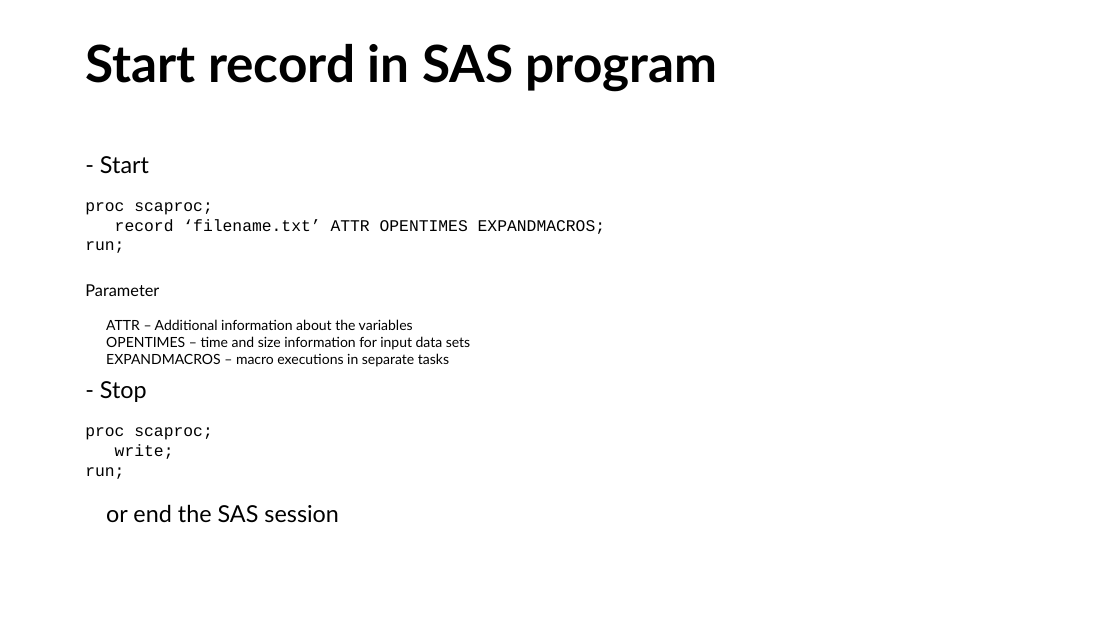
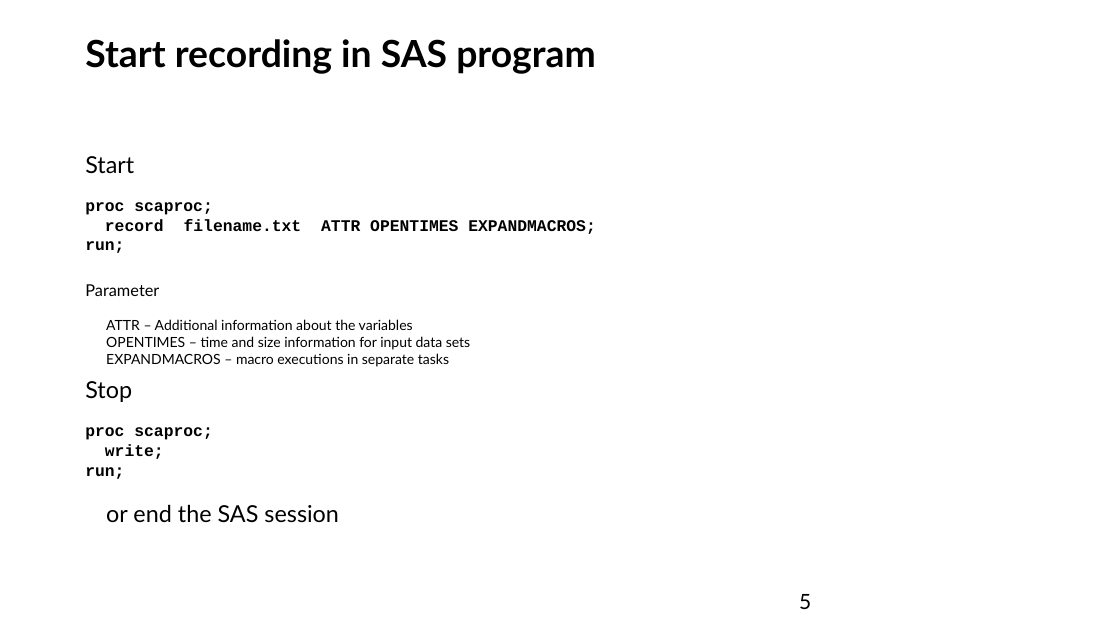
Before and after one commit to FSchwertfeger/Scaproc, a slide deck: slide 5 of proc scaproc.ppt. Drawn at 1120x630 pixels with LibreOffice and Linux fonts; fonts in the diff are those of the drawing. Boxes give left, top, right and bottom in pixels: in the first picture for what was removed or moved away, otherwise in the second. Text is boxed around its words. In the diff, an @@ line names an element or a change of style, - is before the commit and + after.

```diff
--- a/proc scaproc.ppt
+++ b/proc scaproc.ppt
@@ title at box(85, 39, 596, 74): text changed; size 44 to 32 pt @@
-Start record in SAS program
+Start recording in SAS program
@@ text at box(85, 156, 134, 174): text changed @@
-- Start
+Start
@@ text at box(85, 202, 212, 479): bold on in "proc scaproc;", "run;", "proc scaproc;", "write;" and 1 more places @@
@@ text at box(105, 219, 596, 234): text changed; bold on @@
-record ‘filename.txt’ ATTR OPENTIMES EXPANDMACROS;
+record 'filename.txt' ATTR OPENTIMES EXPANDMACROS;
@@ text at box(85, 381, 132, 402): text changed @@
-- Stop
+Stop
@@ page number added at box(799, 594, 811, 609), 18 pt, text #000000 @@
+5
```
Also in this commit, not shown: 9 other slides changed, 9 slides added, 5 slides removed, 33 other files.
